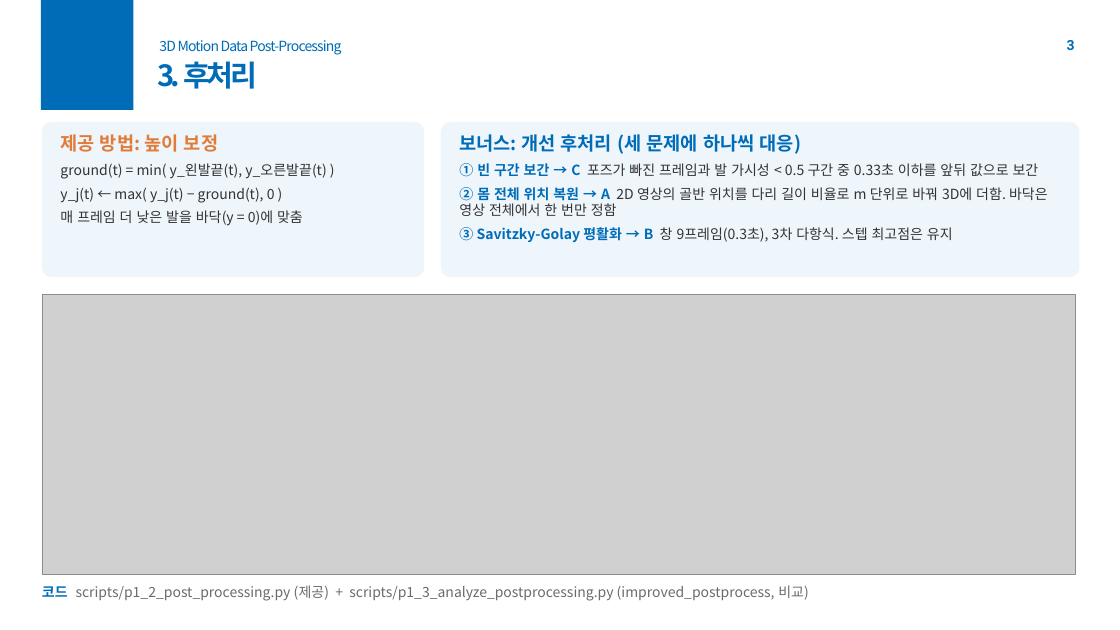
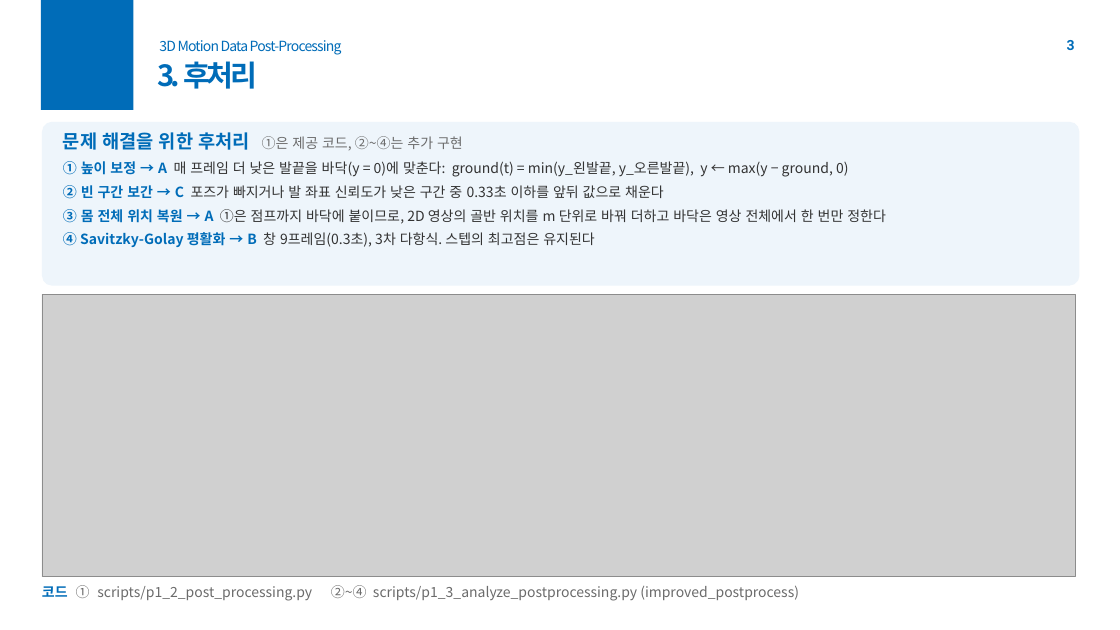
Before and after one commit to yurim0000/kpop-step-classification, a slide deck: slide 3 of docs/Assignment02_3D_motiondata.pptx. Drawn at 1120x630 pixels with LibreOffice and Linux fonts; fonts in the diff are those of the drawing; grey boxes stand for pictures; background and template pictures are left out. Boxes give left, top, right and bottom in pixels: in the first picture for what was removed or moved away, otherwise in the second. Text is boxed around its words. In the diff, an @@ line names an element or a change of style, - is before the commit and + after.

```diff
--- a/docs/Assignment02_3D_motiondata.pptx
+++ b/docs/Assignment02_3D_motiondata.pptx
@@ rounded rectangle: place and size @@
-rounded rectangle at [42, 122, 424, 277]
+rounded rectangle at [42, 122, 1080, 286]
@@ text at [63, 132, 886, 247]: text changed @@
-제공 방법: 높이 보정
-ground(t) = min( y_왼발끝(t), y_오른발끝(t) )
-y_j(t) ← max( y_j(t) − ground(t), 0 )
-매 프레임 더 낮은 발을 바닥(y = 0)에 맞춤
+문제 해결을 위한 후처리 ①은 제공 코드, ②~④는 추가 구현
+① 높이 보정 → A 매 프레임 더 낮은 발끝을 바닥(y = 0)에 맞춘다: ground(t) = min(y_왼발끝, y_오른발끝), y ← max(y − ground, 0)
+② 빈 구간 보간 → C 포즈가 빠지거나 발 좌표 신뢰도가 낮은 구간 중 0.33초 이하를 앞뒤 값으로 채운다
+③ 몸 전체 위치 복원 → A ①은 점프까지 바닥에 붙이므로, 2D 영상의 골반 위치를 m 단위로 바꿔 더하고 바닥은 영상 전체에서 한 번만 정한다
+④ Savitzky-Golay 평활화 → B 창 9프레임(0.3초), 3차 다항식. 스텝의 최고점은 유지된다
@@ rounded rectangle removed at [441, 122, 1080, 277] @@
@@ text removed at [459, 134, 1048, 242] @@
-보너스: 개선 후처리 (세 문제에 하나씩 대응)
-① 빈 구간 보간 → C 포즈가 빠진 프레임과 발 가시성 < 0.5 구간 중 0.33초 이하를 앞뒤 값으로 보간
-② 몸 전체 위치 복원 → A 2D 영상의 골반 위치를 다리 길이 비율로 m 단위로 바꿔 3D에 더함. 바닥은 영상 전체에서 한 번만 정함
-③ Savitzky-Golay 평활화 → B 창 9프레임(0.3초), 3차 다항식. 스텝 최고점은 유지
@@ text at [42, 585, 799, 601]: text changed @@
-코드 scripts/p1_2_post_processing.py (제공) + scripts/p1_3_analyze_postprocessing.py (improved_postprocess, 비교)
+코드 ① scripts/p1_2_post_processing.py ②~④ scripts/p1_3_analyze_postprocessing.py (improved_postprocess)
```
Also in this commit, not shown: 2 other slides changed, 2 other files.
